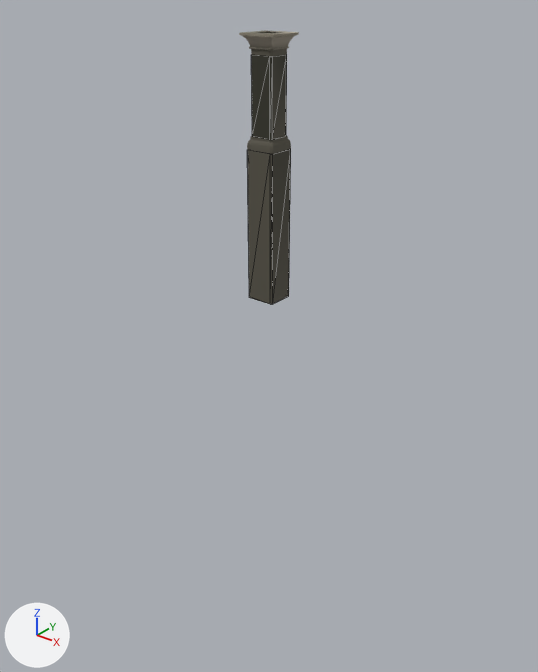
One commit to the glTF model public/assets/kit/pier.glb: the scene before it, then after it.
Rendered twice from a 50 mm camera at (80.9, -101.1, 7.8) aimed at (-2.8, 3.5, -57.0). Every picture has the same lights, and +X, +Y and +Z are marked at lower left. The older version comes first. Mesh edges are drawn as thin lines on the coarser meshes. Where no turn or scale is listed for an object, it has been applied to the vertices. Vertices at exactly the same position are counted once.

The first picture shows 'pier_b_detail', 'pier_b_shaft'.
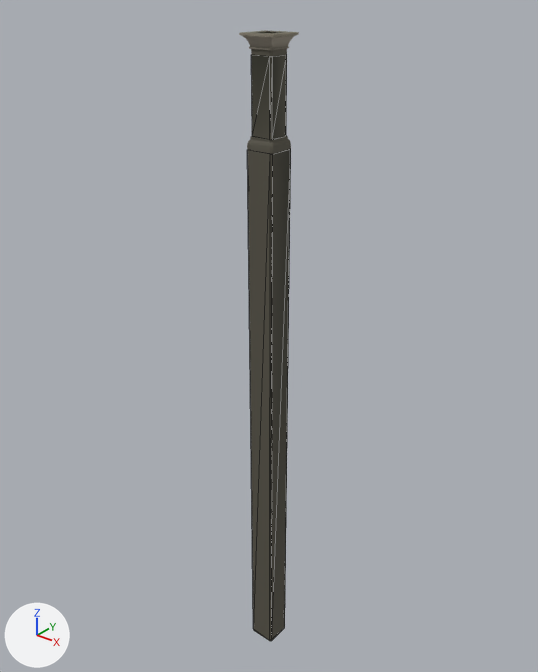
Scene script edits in JSON lines:
```json
{"block": "me_pier_b_shaft", "where": "# used by ob_pier_b_shaft; location = (0.0, 0.0, 0.0)"}
{"block": "me_pier_b_shaft", "where": "# before: 16 (2.5, -2.8, -46.6) at pixel (270, 304), 17 (2.8, -2.5, -46.6) at pixel (272, 304), 18 (2.8, 2.5, -46.6) at pixel (288, 296), 19 (2.5, 2.8, -46.6) at pixel (288, 295), 20 (-2.5, 2.8, -46.6)"}
{"block": "me_pier_b_shaft", "where": "# before: 21 (-2.8, 2.5, -46.6), 22 (-2.8, -2.5, -46.6) at pixel (249, 296), 23 (-2.5, -2.8, -46.6) at pixel (249, 297)"}
{"op": "remove", "block": "me_pier_b_shaft", "code": "me_pier_b_shaft.from_pydata(...)  # 32 vertices, 56 faces; spans x -2.8..2.8, y -2.8..2.8, z -46.6..-4.0"}
{"op": "add", "block": "me_pier_b_shaft", "code": "me_pier_b_shaft.from_pydata(...)  # 32 vertices, 56 faces; spans x -2.8..2.8, y -2.8..2.8, z -132.0..-4.0"}
{"block": "me_pier_b_shaft", "change": "me_pier_b_shaft part 1"}
{"op": "add", "block": "me_pier_b_shaft", "code": "for i in [*range(16, 24)]: me_pier_b_shaft.vertices[i].co += Vector((0.0, 0.0, -85.4))"}
```

Location of each change, (x1, y1, x2, y2) in pixels of the pictures (538 x 672 px; the box of a moved part takes in the faces that stretch with it):
```json
{"object": "pier_b_shaft", "change": "reshaped", "before": [247, 55, 291, 304], "after": [247, 55, 291, 641], "on screen": "135% taller"}
{"part": 1, "of": "me_pier_b_shaft", "change": "moved or reshaped", "before": [247, 154, 291, 304], "after": [247, 154, 291, 641]}
```
